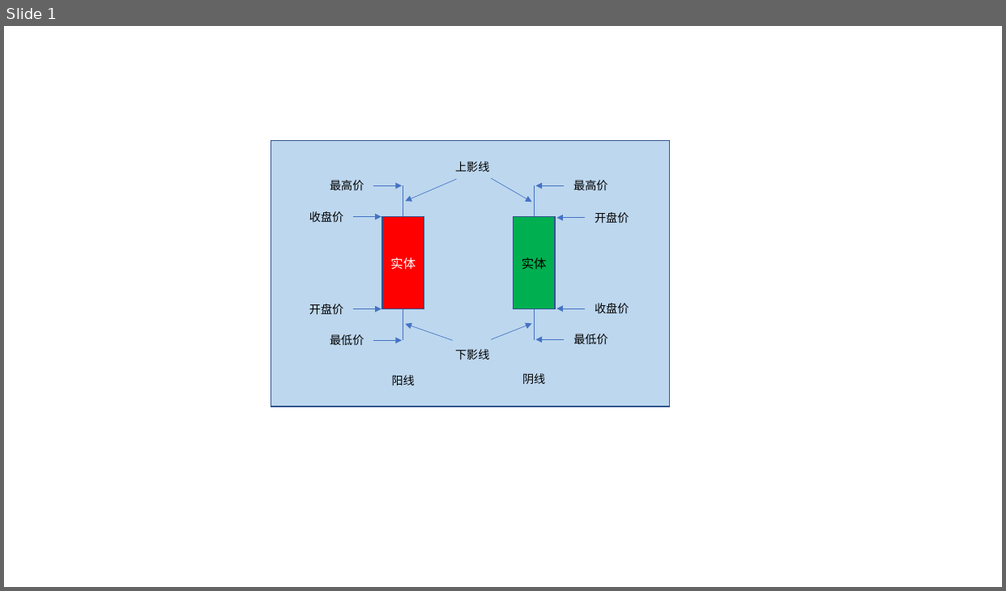
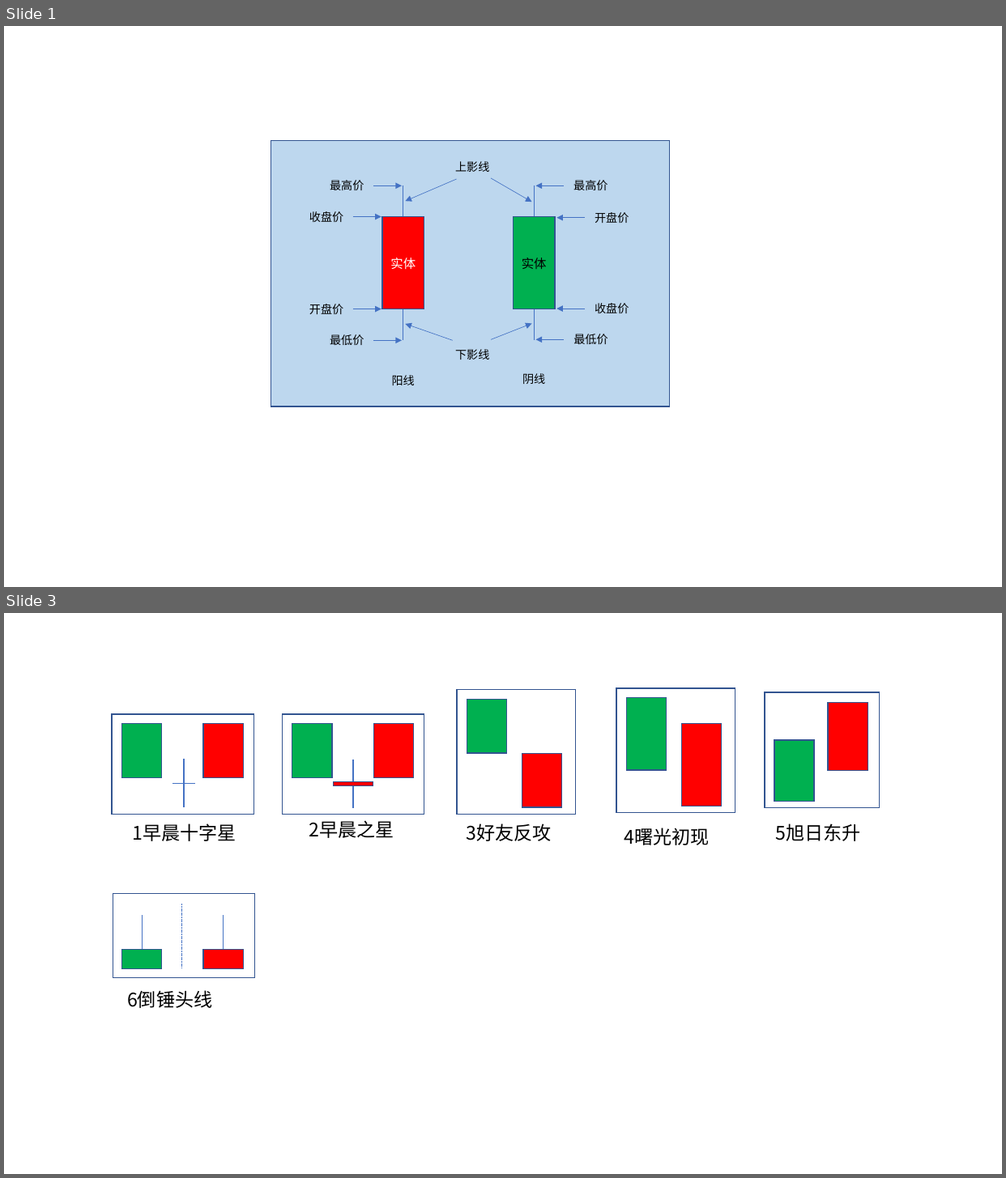
Before and after one commit to lt-han/blog-hanlitao, a slide deck: file/stock/K线图.pptx. Shown one above the other, each under a label of ours: slide 1 before the commit, slides 1 and 3 after it; the slides between them are not shown. The pictures are 1006x591 and 1006x1178 pixels, drawn with LibreOffice and Linux fonts; fonts in the diff are those of the drawing. Boxes give left, top, right and bottom in pixels: in the first picture for what was removed or moved away, otherwise in the second. Text is boxed around its words. In the diff, an @@ line names an element or a change of style, - is before the commit and + after.

```diff
--- a/file/stock/K线图.pptx
+++ b/file/stock/K线图.pptx
@@ slide 3 added at [4,613,1002,1174], background #FFFFFF @@
@@ group added at [457,690,576,815]: 3 rectangles, 2 lines @@
@@ group added at [616,688,735,814]: 3 rectangles, 2 lines @@
@@ group added at [765,692,879,807]: 3 rectangles, 2 lines @@
@@ group added at [283,714,424,815]: 4 rectangles, 4 lines @@
@@ group added at [112,714,254,815]: 4 lines, 3 rectangles @@
@@ text added at [132,824,236,841], 18 pt, text #000000 @@
+1早晨十字星
@@ text added at [309,820,394,838], 18 pt, text #000000 @@
+2早晨之星
@@ text added at [467,824,552,841], 18 pt, text #000000 @@
+3好友反攻
@@ text added at [624,828,709,845], 18 pt, text #000000 @@
+4曙光初现
@@ text added at [776,824,861,841], 18 pt, text #000000 @@
+5旭日东升
@@ group added at [113,894,255,978]: 3 rectangles, 3 lines @@
@@ text added at [127,990,212,1008], 18 pt, text #000000 @@
+6倒锤头线
```
Also in this commit, not shown: 1 slide changed, 8 other files.
